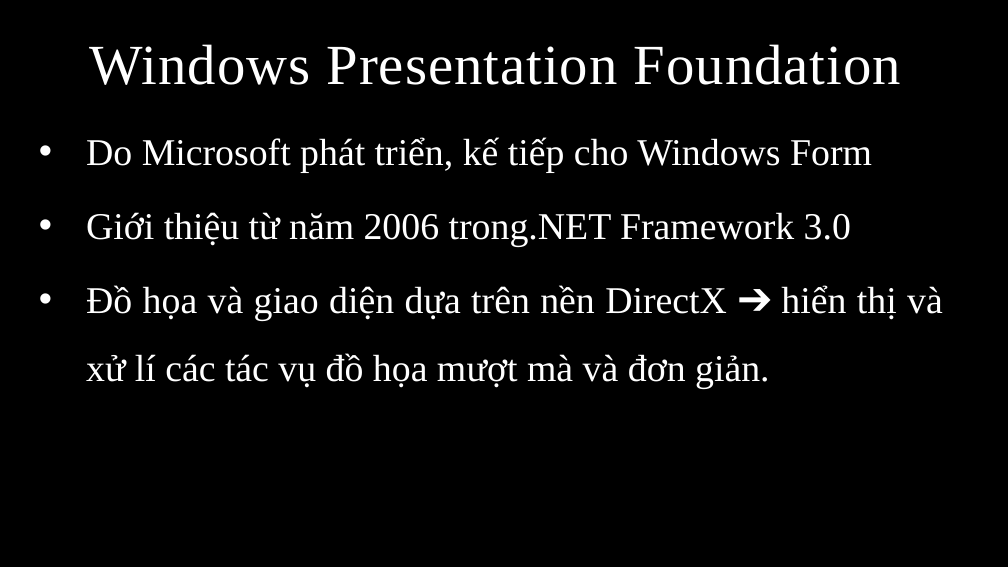
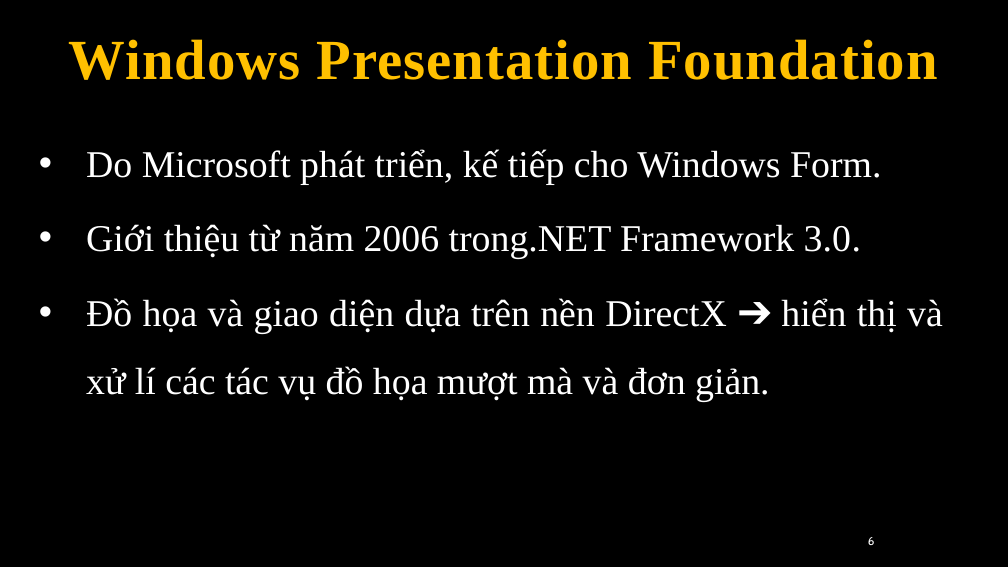
Before and after one commit to hqhoangvuong/DoAn1_CNTT, a slide deck: slide 7 of BaoCao.pptx (slide 11 before the commit). Drawn at 1008x567 pixels with LibreOffice and Linux fonts; fonts in the diff are those of the drawing; background and template pictures are left out. Boxes give left, top, right and bottom in pixels: in the first picture for what was removed or moved away, otherwise in the second. Text is boxed around its words. In the diff, an @@ line names an element or a change of style, - is before the commit and + after.

```diff
--- a/BaoCao.pptx
+++ b/BaoCao.pptx
@@ title "Windows Presentation Foundation": place and size @@
-title "Windows Presentation Foundation" at box(89, 44, 901, 85)
+title "Windows Presentation Foundation" at box(69, 39, 937, 80)
@@ title "Windows Presentation Foundation" at box(69, 39, 937, 80): text colour #FFFFFF to #FFC000, bold on; alignment left to centre @@
@@ text "Do Microsoft phát triển, kế ...": place and size @@
-text "Do Microsoft phát triển, kế ..." at box(86, 137, 943, 389)
+text "Do Microsoft phát triển, kế ..." at box(86, 149, 943, 402)
@@ text at box(86, 149, 881, 259): text changed @@
-• Do Microsoft phát triển, kế tiếp cho Windows Form
-• Giới thiệu từ năm 2006 trong.NET Framework 3.0
+• Do Microsoft phát triển, kế tiếp cho Windows Form.
+• Giới thiệu từ năm 2006 trong.NET Framework 3.0.
@@ page number added at box(868, 537, 875, 545), 11 pt, text #FFFFFF @@
+6
```
Also in this commit, not shown: 14 other slides changed, 8 slides removed, 4 other files.
